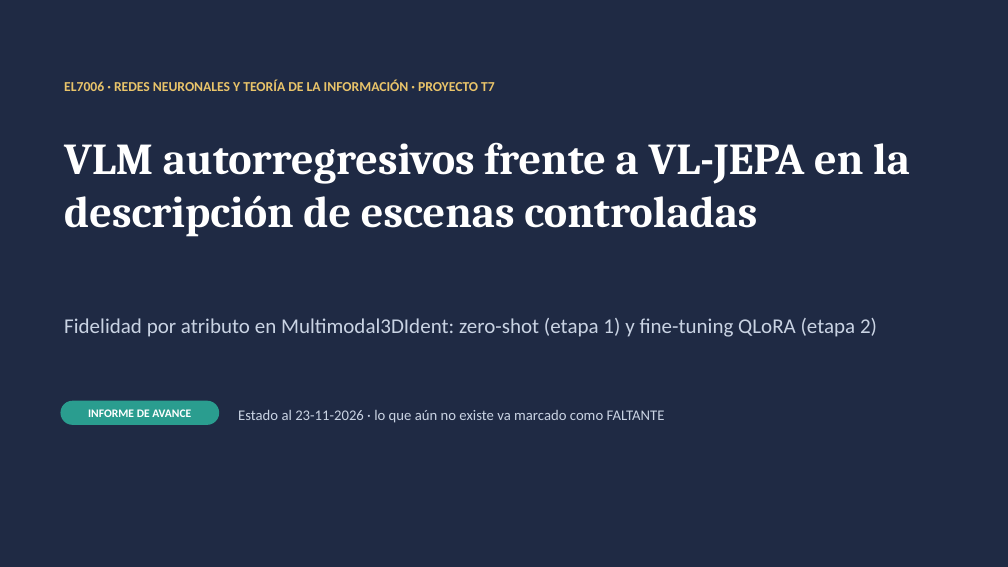
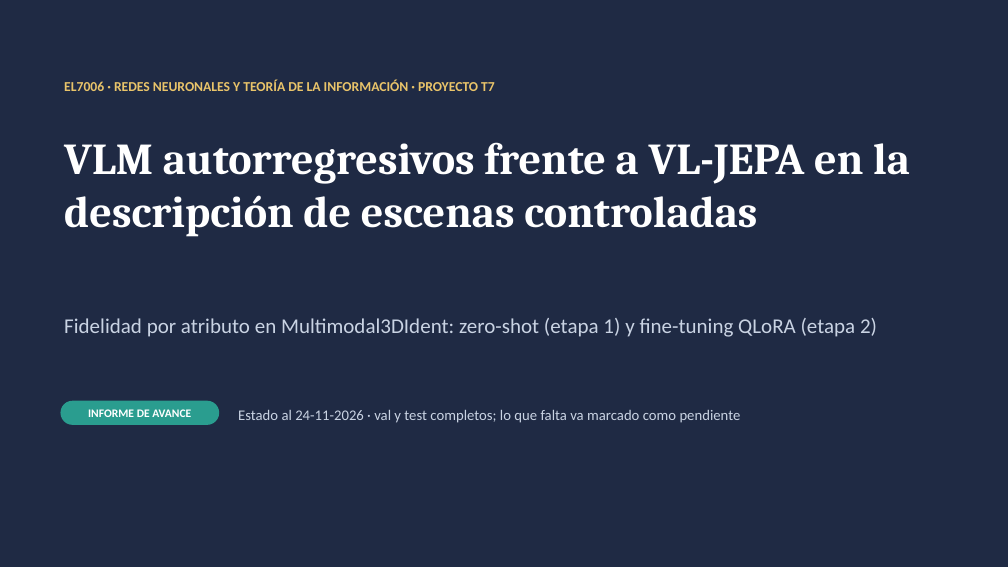
Before and after one commit to BrnoOr/Multimodal_LLM, a slide deck: slide 1 of docs/presentacion_avance.pptx. Drawn at 1008x567 pixels with LibreOffice and Linux fonts; fonts in the diff are those of the drawing. Boxes give left, top, right and bottom in pixels: in the first picture for what was removed or moved away, otherwise in the second. Text is boxed around its words. In the diff, an @@ line names an element or a change of style, - is before the commit and + after.

Commit message:
test final: resultados (reproduce val) y presentacion al dia

```diff
--- a/docs/presentacion_avance.pptx
+++ b/docs/presentacion_avance.pptx
@@ text at (238,410,741,423): text changed @@
-Estado al 23-11-2026 · lo que aún no existe va marcado como FALTANTE
+Estado al 24-11-2026 · val y test completos; lo que falta va marcado como pendiente
```
Also in this commit, not shown: 16 other slides changed, 1 slide added, 3 other files.
